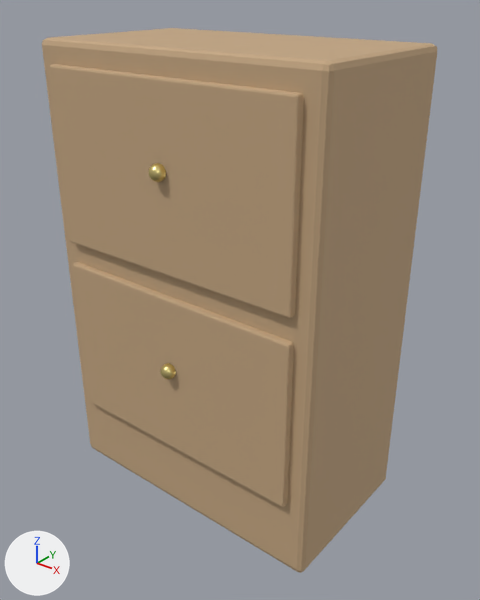
The glTF model godot/games/whisker/art/models/dresser.glb: old version first, new version second.
Camera for both pictures: a 50 mm camera at (2.04, -2.48, 2.66) aimed at (0.07, -0.03, 1.14). Every picture has the same lights, and +X, +Y and +Z are marked at lower left. The older version comes first. Vertices at exactly the same position are counted once.

The first picture shows 'dresser'.
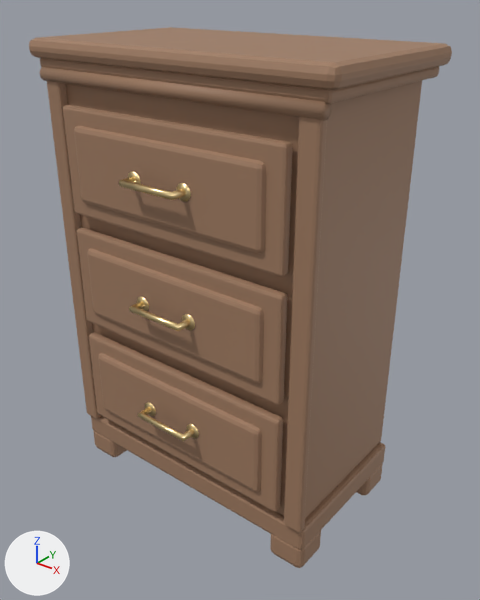
Pixel boxes [x1, y1, x2, y2] of what changed, in the pictures (480 x 600 px; the box of a moved part takes in the faces that stretch with it):
'dresser', reshaped (7% wider)
    before: [42, 28, 437, 573]
    after: [29, 27, 452, 568]
part 1 of me_cube, moved or reshaped
    before: [42, 28, 437, 573]
    after: [91, 416, 385, 550]
part 2 of me_cube, added (brown)
    after: [66, 81, 422, 518]
part 3 of me_cube, moved or reshaped
    before: [73, 262, 294, 507]
    after: [47, 81, 101, 419]
part 4 of me_cube, moved or reshaped
    before: [49, 64, 304, 318]
    after: [284, 117, 327, 533]
part 5 of me_cube, added (brown)
    after: [40, 58, 439, 104]
part 6 of me_cube, added (brown)
    after: [40, 67, 332, 120]
part 7 of me_cube, added (brown)
    after: [89, 332, 283, 512]
part 8 of me_cube, added (brown)
    after: [77, 228, 287, 405]
part 9 of me_cube, added (brown)
    after: [63, 105, 293, 277]
part 10 of me_cube, added
    after: [145, 402, 156, 416]
part 11 of me_cube, added
    after: [186, 424, 199, 438]
part 12 of me_cube, added
    after: [137, 296, 149, 311]
part 13 of me_cube, added
    after: [182, 314, 195, 330]
part 14 of me_cube, added
    after: [127, 171, 141, 184]
part 15 of me_cube, added
    after: [176, 183, 191, 202]
part 16 of me_cube, deleted
    before: [148, 163, 166, 182]
part 17 of me_cube, deleted
    before: [160, 363, 176, 379]
part 18 of me_cube, added
    after: [29, 27, 452, 568]

The change, as a diff of the scene's bpy script:
```diff
--- a/godot/games/whisker/art/models/dresser.glb.py
+++ b/godot/games/whisker/art/models/dresser.glb.py
@@ me_cube @@
-me_cube.from_pydata(...)  # 612 vertices, 1204 faces; spans x -0.8..0.8, y -0.54..0.45, z 0.0..2.4
-me_cube.materials.append(mat_wood)  # beige #c4a681
-me_cube.materials.append(mat_knob)  # yellow #f3e195
+me_cube.from_pydata(...)  # 1160 vertices, 2216 faces; spans x -0.85..0.85, y -0.58..0.49, z 0.0..2.4
+# me_cube part 1: the loose piece of 56 vertices spanning x -0.8..0.8, y -0.45..0.45, z 0.0..2.4 is scaled about its middle by (0.982, 0.967, 0.0496), then moved by (0.0, 0.0, -1.0), in mat_wood_dark (brown #a07c61)
+# me_cube part 2: the loose piece of 56 vertices spanning x -0.8..0.8, y -0.45..0.45, z 0.0..2.4 is copied, and the copy is scaled about its middle by (0.943, 0.944, 0.853), then moved by (0.0, 0.01, 0.09), in mat_wood_dark (brown #a07c61); it spans x -0.75..0.75, y -0.41..0.43, z 0.27..2.31
+# me_cube part 3: the loose piece of 56 vertices spanning x -0.7..0.7, y -0.49..-0.44, z 0.41..1.29 is scaled about its middle by (0.0597, 0.877, 2.26), then moved by (-0.73, 0.03, 0.41), in mat_wood_dark (brown #a07c61)
+# me_cube part 4: the loose piece of 56 vertices spanning x -0.7..0.7, y -0.49..-0.44, z 1.41..2.29 is scaled about its middle by (0.0597, 0.877, 2.26), then moved by (0.73, 0.03, -0.59), in mat_wood_dark (brown #a07c61)
+# me_cube part 5: the loose piece of 56 vertices spanning x -0.8..0.8, y -0.45..0.45, z 0.0..2.4 is copied, and the copy is scaled about its middle by (1.02, 1.04, 0.0157), then moved by (0.0, 0.0, 1.09), in mat_wood_dark (brown #a07c61); it spans x -0.81..0.81, y -0.46..0.46, z 2.26..2.32
+# me_cube part 6: a new loose piece, a 12-sided cylinder along x spanning x -0.79..0.79, y -0.475..-0.405, z 2.205..2.275, in mat_wood_dark (brown #a07c61)
+# me_cube part 7: the loose piece of 56 vertices spanning x -0.7..0.7, y -0.49..-0.44, z 0.41..1.29 is copied, and the copy is scaled about its middle by (0.924, 0.877, 0.598), then moved by (0.0, 0.01, -0.24), in mat_wood_dark (brown #a07c61); it spans x -0.65..0.65, y -0.47..-0.42, z 0.34..0.88
+# me_cube part 8: the loose piece of 56 vertices spanning x -0.7..0.7, y -0.49..-0.44, z 0.41..1.29 is copied, and the copy is scaled about its middle by (0.924, 0.877, 0.598), then moved by (0.0, 0.01, 0.38), in mat_wood_dark (brown #a07c61); it spans x -0.65..0.65, y -0.47..-0.42, z 0.96..1.49
+# me_cube part 9: the loose piece of 56 vertices spanning x -0.7..0.7, y -0.49..-0.44, z 1.41..2.29 is copied, and the copy is scaled about its middle by (0.924, 0.877, 0.598), then moved by (0.0, 0.01, -0.01), in mat_wood_dark (brown #a07c61); it spans x -0.65..0.65, y -0.47..-0.42, z 1.57..2.11
+# me_cube part 10: a new loose piece, a 14-sided cylinder along y spanning x -0.189..-0.111, y -0.505..-0.485, z 0.568..0.648, in mat_brass (beige #ffe2a6)
+# me_cube part 11: a new loose piece, a 14-sided cylinder along y spanning x 0.111..0.189, y -0.505..-0.485, z 0.568..0.648, in mat_brass (beige #ffe2a6)
+# me_cube part 12: a new loose piece, a 14-sided cylinder along y spanning x -0.189..-0.111, y -0.505..-0.485, z 1.185..1.265, in mat_brass (beige #ffe2a6)
+# me_cube part 13: a new loose piece, a 14-sided cylinder along y spanning x 0.111..0.189, y -0.505..-0.485, z 1.185..1.265, in mat_brass (beige #ffe2a6)
+# me_cube part 14: a new loose piece, a 14-sided cylinder along y spanning x -0.189..-0.111, y -0.505..-0.485, z 1.802..1.882, in mat_brass (beige #ffe2a6)
+# me_cube part 15: a new loose piece, a 14-sided cylinder along y spanning x 0.111..0.189, y -0.505..-0.485, z 1.802..1.882, in mat_brass (beige #ffe2a6)
+# me_cube part 16: the loose piece of 222 vertices spanning x -0.04..0.04, y -0.54..-0.46, z 1.86..1.94 is deleted
+# me_cube part 17: the loose piece of 222 vertices spanning x -0.04..0.04, y -0.54..-0.46, z 0.86..0.94 is deleted
+# me_cube part 18: 520 vertices added at x -0.85..0.85, y -0.58..0.49, z 0.0..2.4
+me_cube.materials.append(mat_wood_dark)  # brown #a07c61
+me_cube.materials.append(mat_brass)  # beige #ffe2a6
```
